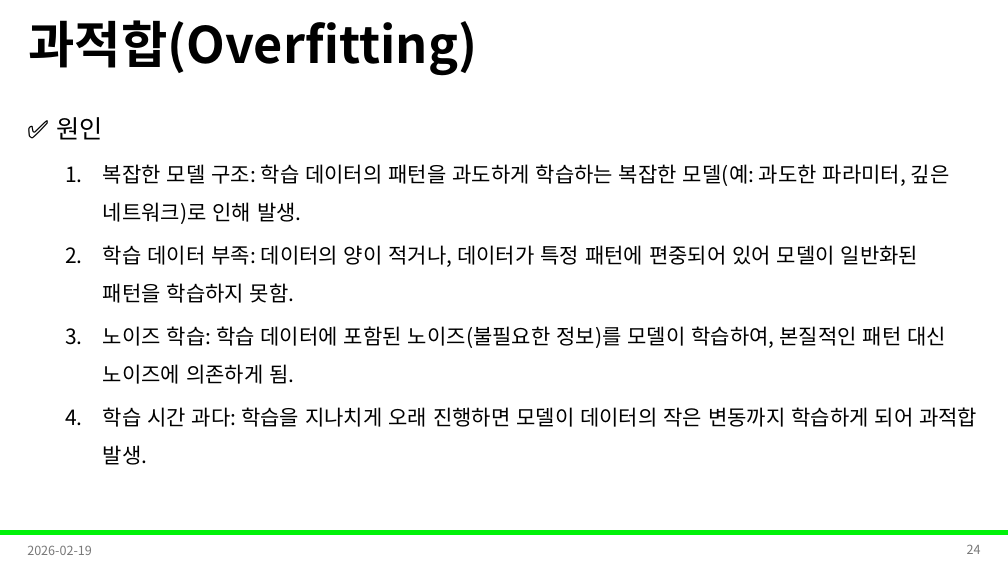
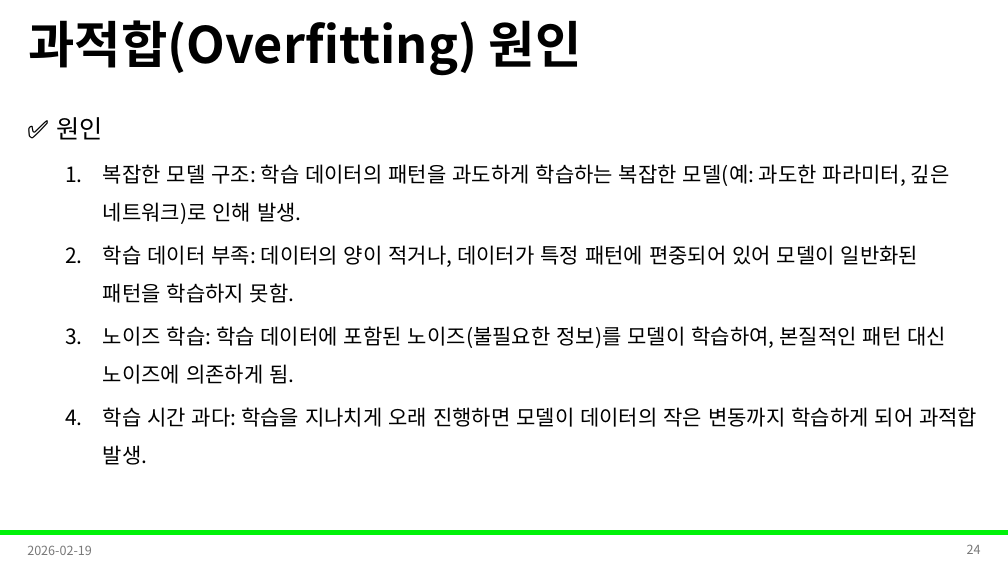
Before and after one commit to Leader-Lesson/KDT_RE_5th, a slide deck: slide 24 of material/5_AI/11_딥러닝 학습 안정화 전략.pptx. Drawn at 1008x567 pixels with LibreOffice and Linux fonts; fonts in the diff are those of the drawing; background and template pictures are left out. Boxes give left, top, right and bottom in pixels: in the first picture for what was removed or moved away, otherwise in the second. Text is boxed around its words. In the diff, an @@ line names an element or a change of style, - is before the commit and + after.

```diff
--- a/material/5_AI/11_딥러닝 학습 안정화 전략.pptx
+++ b/material/5_AI/11_딥러닝 학습 안정화 전략.pptx
@@ title at [28,20,582,76]: text changed @@
-과적합(Overfitting)
+과적합(Overfitting) 원인
```
Also in this commit, not shown: 9 other slides changed, 1 slide added, 5 slides removed, 8 other files.
